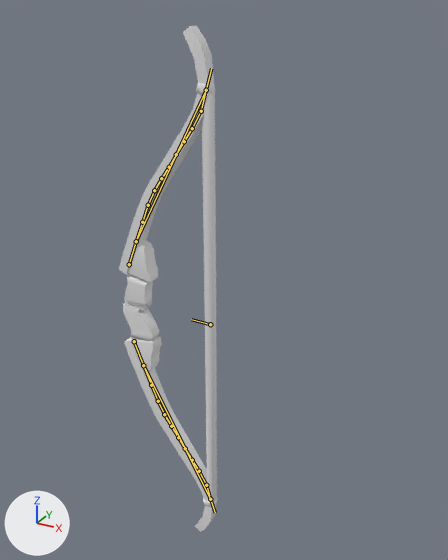
One commit to the FBX model Assets/Characters/Player/GEO_ARCO_ANIMADO.fbx: the scene before it, then after it.
Camera for both pictures: a camera (50 mm lens) standing at (1.047, -1.32, 0.804) and looking at (0.293, 0.052, 0.119). Arrows for +X, +Y and +Z are at lower left; the lights stay in place. The first picture is the older version. The bones that change, and the others that lie on the model, are drawn over the model as lines.

Names of what the first picture shows: 'Recurve Bow 2'.
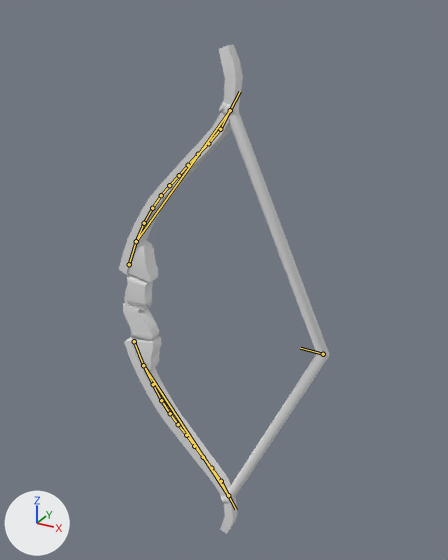
The newer file adds an action. The first version stands in its rest pose; the second is drawn at frame 13 of the action 'Recurve Bow 2 Armature|Recurve Bow 2 Armature|ARCO_TENSAR'.

Boxes [x1, y1, x2, y2] around the edits, measured in the pictures (448 x 560 px):
'Recurve Bow 2', posed (111% wider): before [119, 26, 218, 532]; after [119, 45, 329, 534]
bone 'String', root to tip: before (210, 324) to (191, 319); after (323, 354) to (300, 348)
bone 'Bone.002.L', root to tip: before (143, 365) to (151, 385); after (143, 365) to (153, 384)
bone 'Bone.003.L', root to tip: before (151, 385) to (158, 401); after (153, 384) to (161, 400)
bone 'Bone.010.L', root to tip: before (199, 471) to (206, 485); after (211, 468) to (221, 481)
bone 'Bone.011.L', root to tip: before (206, 485) to (210, 499); after (221, 481) to (228, 495)
bone 'Bone.002.R', root to tip: before (136, 241) to (142, 222); after (136, 241) to (144, 223)
bone 'Bone.003.R', root to tip: before (142, 222) to (148, 205); after (144, 223) to (152, 208)
bone 'Bone.010.R', root to tip: before (192, 128) to (201, 111); after (208, 143) to (220, 129)
bone 'Bone.011.R', root to tip: before (201, 111) to (206, 90); after (220, 129) to (230, 110)

Patch to the scene script:
```diff
--- a/Assets/Characters/Player/GEO_ARCO_ANIMADO.fbx.py
+++ b/Assets/Characters/Player/GEO_ARCO_ANIMADO.fbx.py
@@ bone_string @@
 bone_string = bpy.data.objects['Recurve Bow 2 Armature'].pose.bones['String']  # child of 'Root'
-bone_string.location = (0.0, 0.0, 0.0)
+bone_string.location = (0.0, -0.329, 0.0)
@@ bone_bone_002_l @@
 bone_bone_002_l = bpy.data.objects['Recurve Bow 2 Armature'].pose.bones['Bone.002.L']  # child of 'Bone.001.L'
-bone_bone_002_l.rotation_quaternion = (1.0, 0.0, 0.0, 0.0)  # degrees (0, 0, 0)
+bone_bone_002_l.rotation_quaternion = (0.999, 0.0, 0.0, 0.052)  # degrees (0, 0, 6)
@@ bone_bone_003_l @@
 bone_bone_003_l = bpy.data.objects['Recurve Bow 2 Armature'].pose.bones['Bone.003.L']  # child of 'Bone.002.L'
-bone_bone_003_l.rotation_quaternion = (1.0, 0.0, 0.0, 0.0)  # degrees (0, 0, 0)
+bone_bone_003_l.rotation_quaternion = (1.0, 0.0, 0.0, 0.023)  # degrees (0, 0, 3)
@@ bone_bone_010_l @@
 bone_bone_010_l = bpy.data.objects['Recurve Bow 2 Armature'].pose.bones['Bone.010.L']  # child of 'Bone.009.L'
-bone_bone_010_l.rotation_quaternion = (1.0, 0.0, 0.0, 0.0)  # degrees (0, 0, 0)
+bone_bone_010_l.rotation_quaternion = (1.0, 0.0, 0.0, 0.014)  # degrees (0, 0, 2)
@@ bone_bone_011_l @@
 bone_bone_011_l = bpy.data.objects['Recurve Bow 2 Armature'].pose.bones['Bone.011.L']  # child of 'Bone.010.L'
-bone_bone_011_l.rotation_quaternion = (1.0, 0.0, 0.0, 0.0)  # degrees (0, 0, 0)
+bone_bone_011_l.rotation_quaternion = (1.0, 0.0, 0.0, 0.014)  # degrees (0, 0, 2)
@@ bone_bone_002_r @@
 bone_bone_002_r = bpy.data.objects['Recurve Bow 2 Armature'].pose.bones['Bone.002.R']  # child of 'Bone.001.R'
-bone_bone_002_r.rotation_quaternion = (1.0, 0.0, 0.0, 0.0)  # degrees (0, 0, 0)
+bone_bone_002_r.rotation_quaternion = (0.999, 0.0, 0.0, -0.052)  # degrees (0, 0, -6)
@@ bone_bone_003_r @@
 bone_bone_003_r = bpy.data.objects['Recurve Bow 2 Armature'].pose.bones['Bone.003.R']  # child of 'Bone.002.R'
-bone_bone_003_r.rotation_quaternion = (1.0, 0.0, 0.0, 0.0)  # degrees (0, 0, 0)
+bone_bone_003_r.rotation_quaternion = (1.0, 0.0, 0.0, -0.023)  # degrees (0, 0, -3)
@@ bone_bone_010_r @@
 bone_bone_010_r = bpy.data.objects['Recurve Bow 2 Armature'].pose.bones['Bone.010.R']  # child of 'Bone.009.R'
-bone_bone_010_r.rotation_quaternion = (1.0, 0.0, 0.0, 0.0)  # degrees (0, 0, 0)
+bone_bone_010_r.rotation_quaternion = (1.0, 0.0, 0.0, -0.014)  # degrees (0, 0, -2)
@@ bone_bone_011_r @@
 bone_bone_011_r = bpy.data.objects['Recurve Bow 2 Armature'].pose.bones['Bone.011.R']  # child of 'Bone.010.R'
-bone_bone_011_r.rotation_quaternion = (1.0, 0.0, 0.0, 0.0)  # degrees (0, 0, 0)
+bone_bone_011_r.rotation_quaternion = (1.0, 0.0, 0.0, -0.014)  # degrees (0, 0, -2)
```
